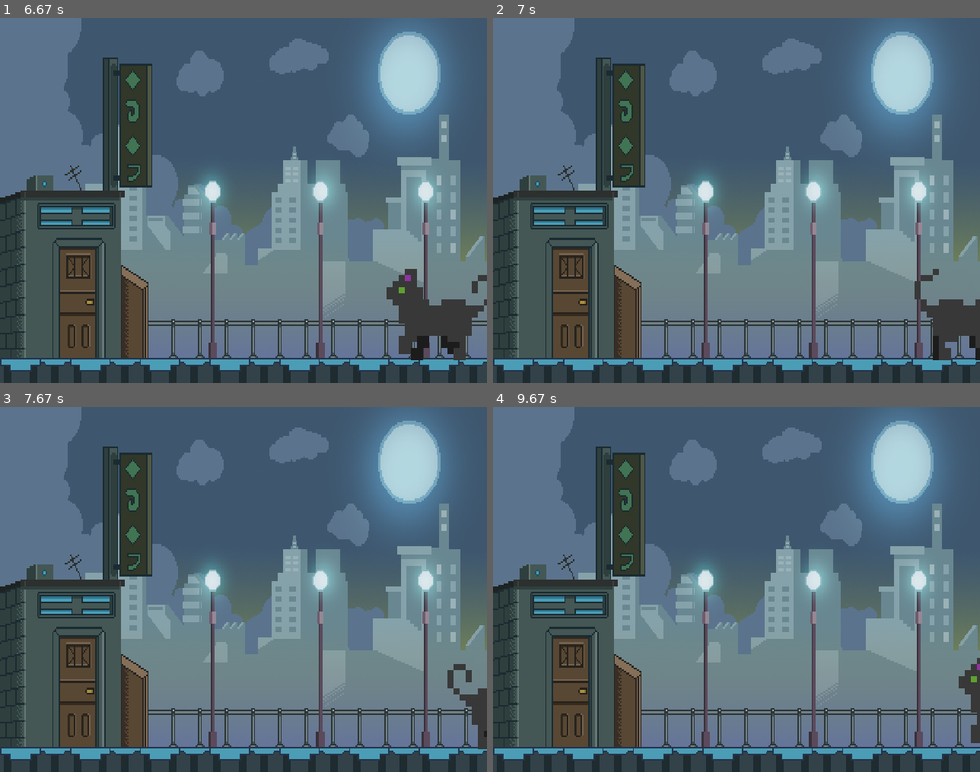
Above: before the commit, frames 1-4 (two rows, left to right).
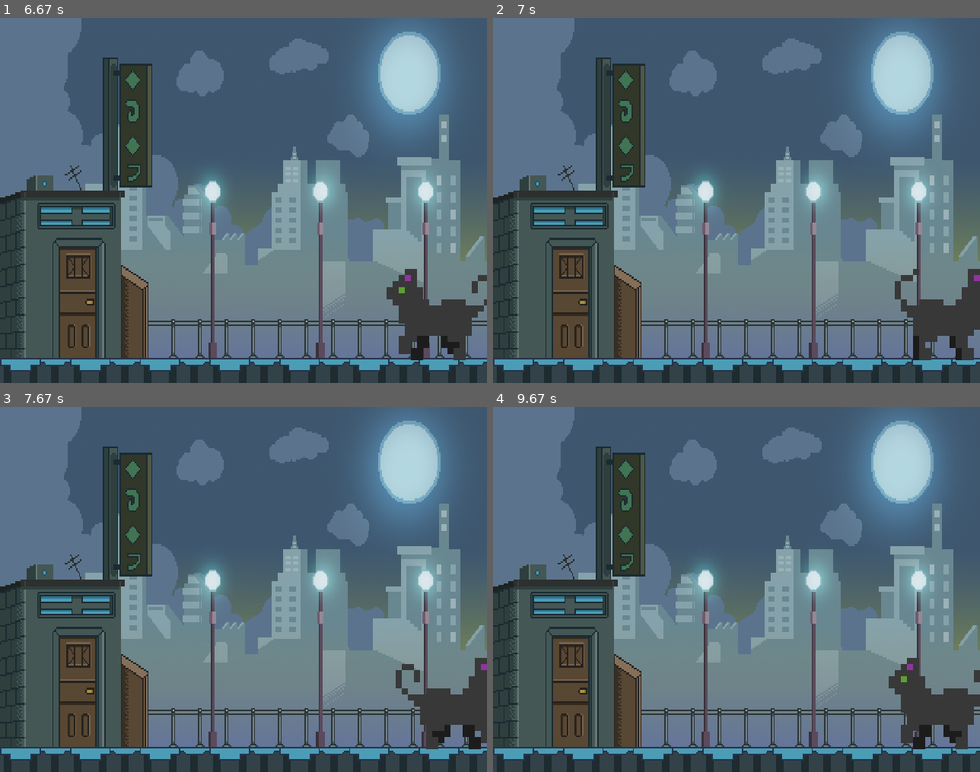
Above: after the commit, the same moments.

Repository: W1ndeck/Pygame
Game: pygame game, started from Testes e aprendizagem/usandosprites2.py
Same seed, same stepped clock (60 frames per second), same inputs: the game is played once before the commit and once after it.
Inputs:
- Up to frame 1 (6.67 s): hold D 0.33-0.8 s; hold D 0.83-1.3 s; hold A 1.33-1.87 s; hold A 1.9-2.3 s; hold D 2.33-2.97 s; hold A 3-3.47 s; hold D 3.5-3.97 s; hold D 4-4.47 s; hold A 4.5-5.03 s; hold A 5.07-5.47 s; hold D 5.5-6.13 s; hold A 6.17-6.63 s
- Up to frame 2 (7 s): hold D from 6.67 s (still down)
- Up to frame 3 (7.67 s): release D at 7.13 s; hold D 7.17-7.63 s
- Up to frame 4 (9.67 s): hold A 7.67-8.2 s; hold A 8.23-8.63 s; hold D 8.67-9.3 s; hold A from 9.33 s (still down)

Frame 1 is identical in both runs. In frame 2, 1.7% of the frame differs, in the area x 82-100%, y 68-94%; in frame 3, 1.9%; in frame 4, 2.5%, in the area x 81-100%, y 68-94%.

Commit message:
tesntando movimentação automatica

Diff:
--- a/Testes e aprendizagem/usandosprites2.py
+++ b/Testes e aprendizagem/usandosprites2.py
@@ -43,8 +43,9 @@
 
         # transformando num quadrado e dizendo onde quero a imagem
         self.rect = self.image.get_rect()
-        self.posicao = 300
-        self.rect.topleft = self.posicao, 330
+        self.x = 300
+        self.y = 330
+        self.rect.topleft = self.x, self.y
 
         self.andadireita = False
         self.andaesquerda = False
@@ -54,19 +55,19 @@
         if self.andaesquerda == True:
             # self.atual = 0
             self.atual += 0.15
-            self.posicao -= 2
-            self.rect.topleft = self.posicao, 330
+            self.x -= 2
+            self.rect.topleft = self.x, self.y
 
             if self.atual >= (len(self.sprites)/2):
                 self.atual = 0
                 self.andaesquerda = False
 
         elif self.andadireita == True:
-            if self.atual < 6: #RECEBAAAAA ESSA GAMBIARRA NO SEU PEITÃO!!!!
+            if self.atual < 6:  # RECEBAAAAA ESSA GAMBIARRA NO SEU PEITÃO!!!!
                 self.atual += 6 - self.atual
             self.atual += 0.15
-            self.posicao += 2
-            self.rect.topleft = self.posicao, 330
+            self.x += 2
+            self.rect.topleft = self.x, self.y
             if self.atual >= len(self.sprites):
                 self.atual = 6
                 self.andadireita = False
@@ -116,6 +117,12 @@
             if event.key == K_q:
                 miar.play()
 
+    if gato.rect.x > largura_janela - 120:
+        gato.rect.x = largura_janela - 120
+
+    if gato.rect.x < 0:
+        gato.rect.x = 0
+
     tela_jogo.blit(imagem_fundo, (0, 0))
     todas_as_sprites.draw(tela_jogo)
     todas_as_sprites.update()
